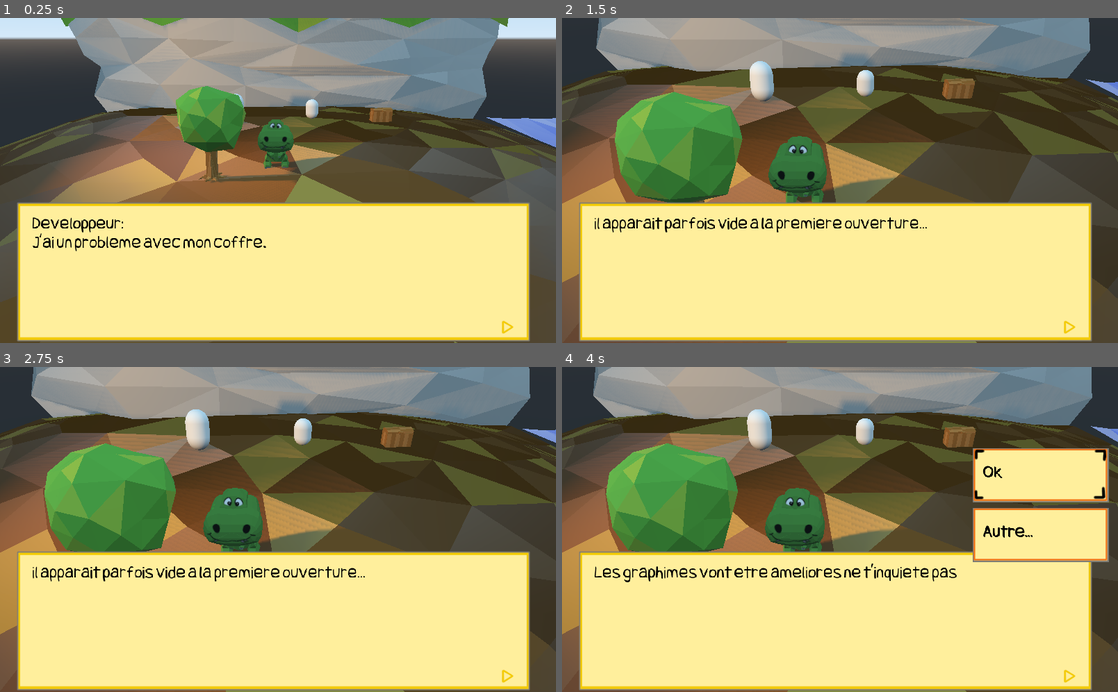
Above: before the commit, frames 1-4 (two rows, left to right).
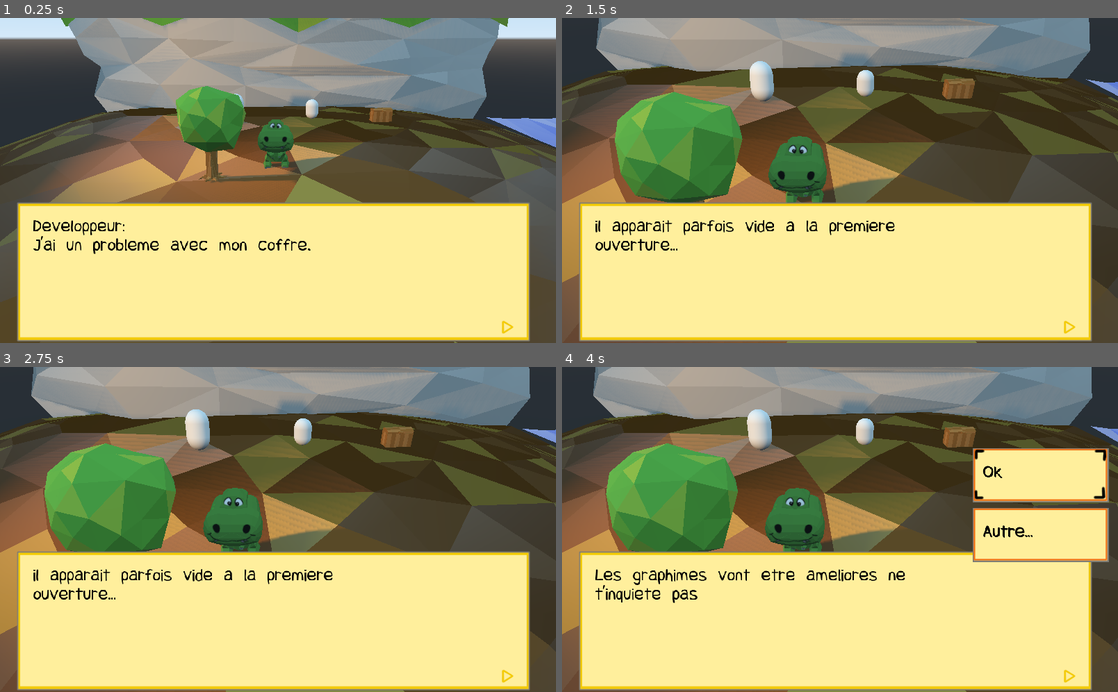
Above: after the commit, the same moments.

Repository: pisgah-fogel/SmallWorld3D
Game: Godot game, scene res://TestScene.tscn
The game is run twice, just before and just after one commit, with the same random seed, the same clock (stepped at 60 frames per second) and the same inputs.
Inputs (mouse positions are in pixels of both pictures, inside the frame that each line leads up to):
- Up to frame 1 (0.25 s): no input
- Up to frame 2 (1.5 s): tap Enter at 0.5 s; move the mouse to (962, 164) at 0.52 s; hold Right (ui_right) 0.53-1.25 s; click (962, 164) at 0.67 s; drag from (728, 196) to (812, 245) at 1.27 s
- Up to frame 3 (2.75 s): move the mouse to (333, 458) at 2.02 s; hold Right (ui_right) from 2.03 s (still down)
- Up to frame 4 (4 s): release Right (ui_right) at 2.75 s; drag from (812, 594) to (673, 480) at 2.77 s; tap Space at 3.5 s; move the mouse to (1006, 578) at 3.52 s; hold Left (ui_left) from 3.53 s (still down)

The runs differ from the first frame. In frame 1, 1.3% of the frame differs, in the area x 5-56%, y 61-73%; in frame 2, 1.4%; in frame 3, 1.4%; in frame 4, 1.5%, in the area x 5-71%, y 60-73%.

Commit message:
And space on Font

Diff:
--- a/CuteFont.tres
+++ b/CuteFont.tres
@@ -4,4 +4,5 @@
 
 [resource]
 size = 33
+extra_spacing_space = 16
 font_data = ExtResource( 1 )
--- a/TestScene.tscn
+++ b/TestScene.tscn
@@ -193,10 +193,10 @@
 texture = ExtResource( 10 )
 
 [node name="Text" type="RichTextLabel" parent="Dialogs/Control"]
-margin_left = 49.0
-margin_top = 41.0
-margin_right = 754.0
-margin_bottom = 238.0
+margin_left = 50.7818
+margin_top = 46.3454
+margin_right = 755.782
+margin_bottom = 243.345
 custom_fonts/normal_font = ExtResource( 11 )
 custom_colors/default_color = Color( 0, 0, 0, 1 )
 __meta__ = {
Binary file added: gfx_src/lowpoly_experiment.png
Binary file added: gfx_src/lowpoly_gradient.png
